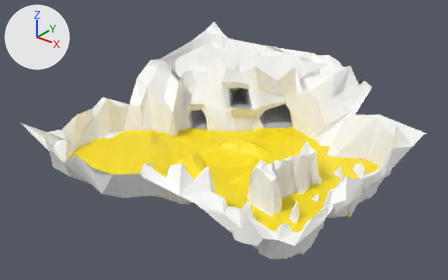
What one commit did to the FBX model Assets/Models/Environment/Maps/amberNewmap.fbx.
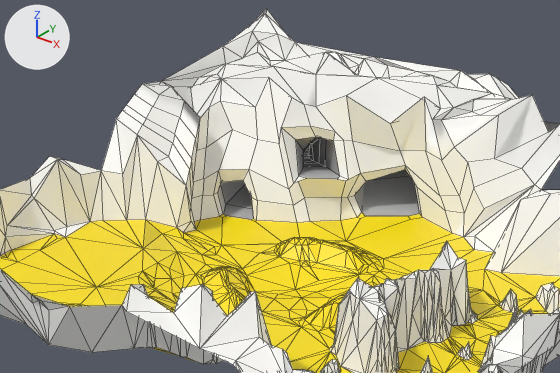
Each version appears first whole from a 50 mm camera at (3.94, -11.6, 6.24) aimed at (-3.54, -2.25, 0.44), and next in a close-up on the part from 17% to 81% of the width and 6% to 75% of the height. Arrows for +X, +Y and +Z are at upper left; the lights stay in place. The close-ups show mesh edges as thin lines. Where no turn or scale is listed for an object, it has been applied to the vertices.
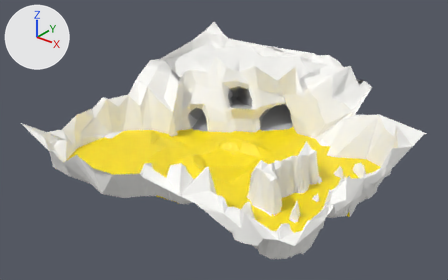
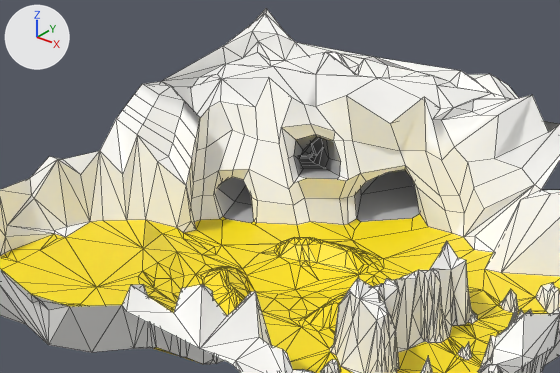
What the commit changed:
me_mesh is used by ob_mesh; location (0.0, 0.0, 0.0).
Verts and faces of me_mesh; kept vertices keep their numbers, new ones are numbered from 1391.
Before the commit, vertices of me_mesh: 991 (-5.91, -2.74, 0.8) at pixel (101, 170).
me_mesh had 1391 vertices, 2346 faces and spanned x -6.52..0.0, y -5.28..1.46, z -0.04..1.84.
me_mesh now has 1447 vertices, 2397 faces and spans x -6.59..0.0, y -5.28..1.76, z -0.04..1.84.
Part 1, on me_mesh:
3 vertices are removed from x -5.3..-4.79, y 0.51..0.75, z 0.17..0.94.
66 faces are deleted.
8 vertices in x -4.95..-4.09, y -1.77..-0.26, z 0.14..0.57 move by (0.0, 0.0, -0.03).
4 vertices in x -5.74..-4.89, y -0.84..0.52, z 0.19..0.24 move by (0.0, 0.0, -0.01).
4 vertices in x -5.38..-5.12, y 0.42..0.53, z 0.17 move by (0.0, -0.05, -0.02).
4 vertices in x -5.74..-4.56, y -0.5..0.53, z 0.17..0.91 move by (0.0, 0.0, -0.02).
4 vertices in x -4.89..-4.49, y -1.77..-1.65, z 0.15..0.16 move by (0.0, 0.0, -0.04).
3 vertices in x -4.65..-4.59, y 0.68..0.74, z 0.32..0.52 move by (0.11, 0.23, 0.0).
119 vertices move from x -6.29..-3.04, y -1.68..1.46, z 0.08..1.2 to x -6.59..-2.84, y -1.68..1.76, z 0.05..1.23.
59 vertices are added at x -6.44..-3.47, y -1.59..1.72, z 0.12..1.37.
16 new faces join them, mat_wall (white #fffefb).
101 new faces join them, mat_cave (grey #bcbcbc).
Part 2, on me_mesh:
Vertex 991 moves to (-5.91, -2.74, 1.05), pixel (99, 150).

Changed parts and their boxes [x1, y1, x2, y2] in the close-ups (560 x 373 px; the box of a moved part takes in the faces that stretch with it):
part 1 of me_mesh, built on
    both: [196, 79, 452, 259]
part 2 of me_mesh, moved or reshaped
    before: [64, 121, 126, 222]
    after: [63, 120, 126, 222]
